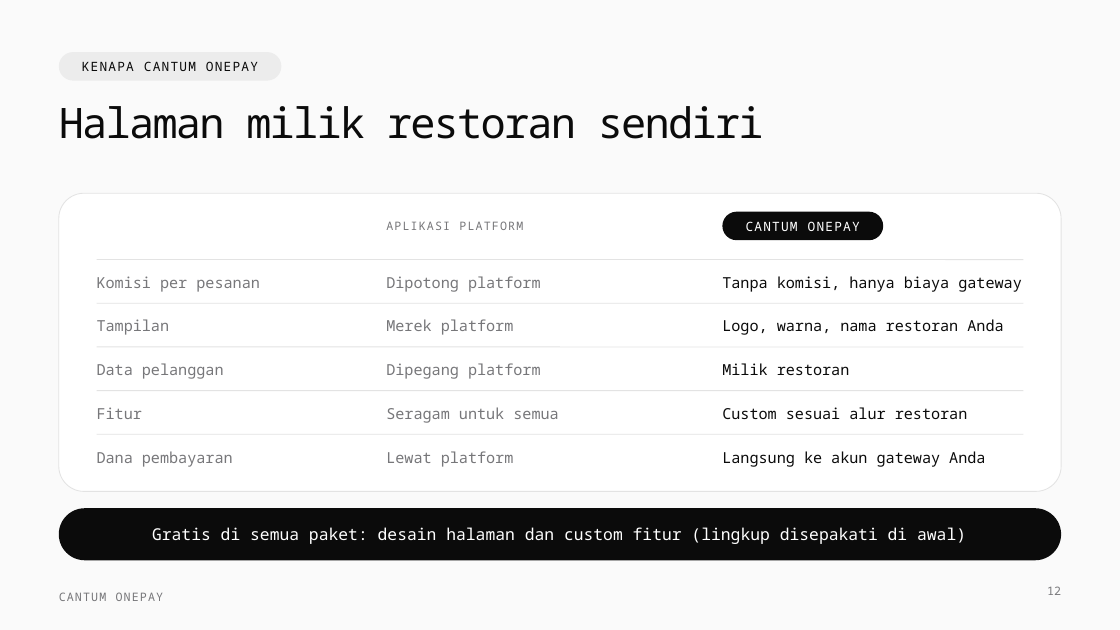
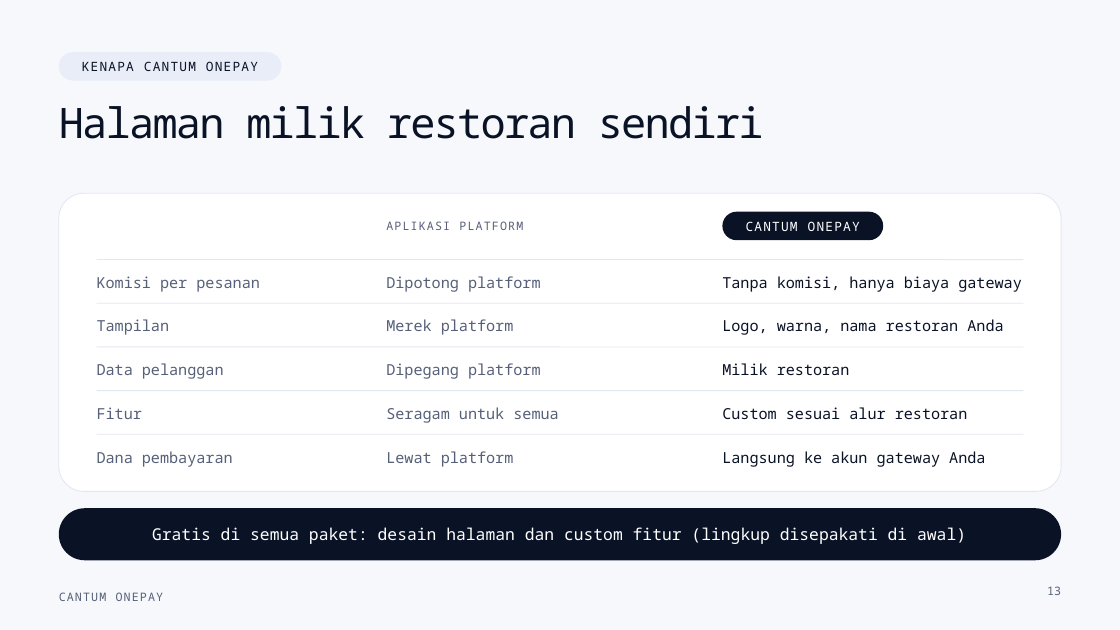
Before and after one commit to Azzril-Ziqrie/cantum, a slide deck: slide 13 of CantumOnePay/penawaran-cantum-onepay.pptx (slide 12 before the commit). Drawn at 1120x630 pixels with LibreOffice and Linux fonts; fonts in the diff are those of the drawing. Boxes give left, top, right and bottom in pixels: in the first picture for what was removed or moved away, otherwise in the second. Text is boxed around its words. In the diff, an @@ line names an element or a change of style, - is before the commit and + after.

```diff
--- a/CantumOnePay/penawaran-cantum-onepay.pptx
+++ b/CantumOnePay/penawaran-cantum-onepay.pptx
@@ background #FAFAFA to #F6F8FC @@
@@ rounded rectangle at [59, 52, 281, 81]: fill #ECECEC to #E8EDF8 @@
@@ rounded rectangle at [59, 193, 1061, 492]: outline #E3E3E3 0.75 pt to #E3E7F1 0.75 pt @@
@@ rounded rectangle at [723, 212, 884, 240]: fill #0B0B0B to #0A1226 @@
@@ text colour #0B0B0B to #0A1226 in 7 elements at [82, 61, 258, 71], [59, 106, 764, 139], [722, 276, 1022, 292], [722, 319, 1003, 335], [722, 363, 850, 375], [722, 407, 968, 419], [722, 451, 985, 467] @@
@@ rounded rectangle at [59, 508, 1061, 560]: fill #0B0B0B to #0A1226 @@
@@ text colour #77777A to #566079 in 12 elements at [386, 221, 523, 230], [97, 276, 260, 292], [386, 276, 541, 292], [97, 319, 170, 335], [386, 319, 514, 335], [97, 363, 224, 379], [386, 363, 541, 379], [97, 407, 142, 419], [386, 407, 558, 423], [97, 451, 233, 467], [386, 451, 514, 467], [59, 592, 164, 601] @@
@@ page number at [1047, 586, 1061, 595]: text changed; text colour #77777A to #566079 @@
-12
+13
```
Also in this commit, not shown: 14 other slides changed, 1 slide added, 6 other files.
